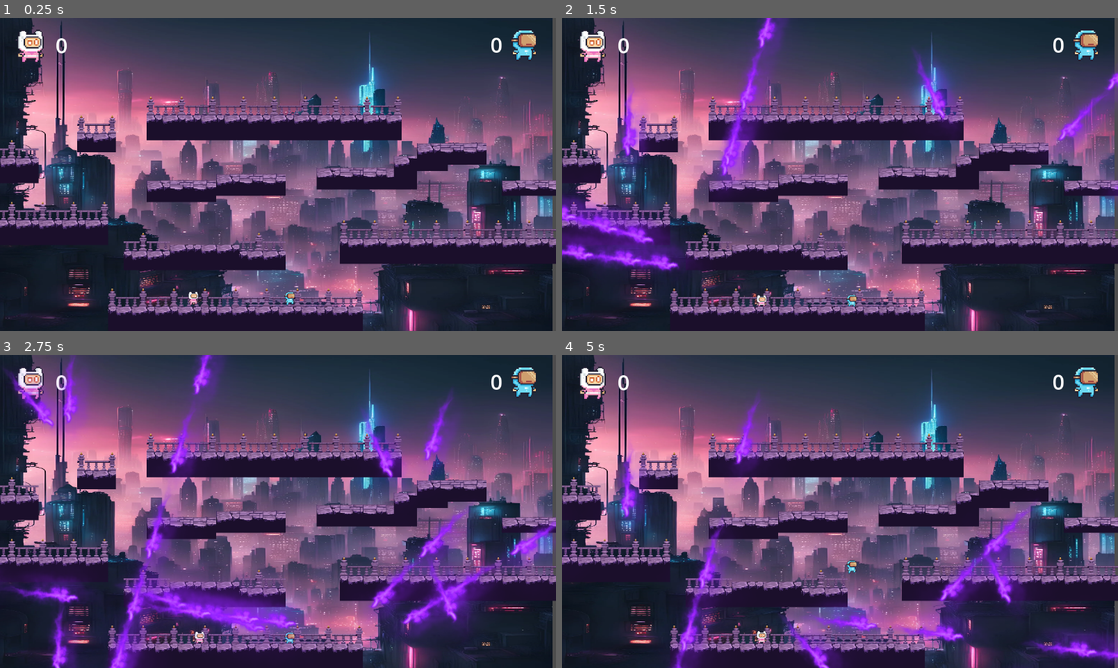
Above: before the commit, frames 1-4 (two rows, left to right).
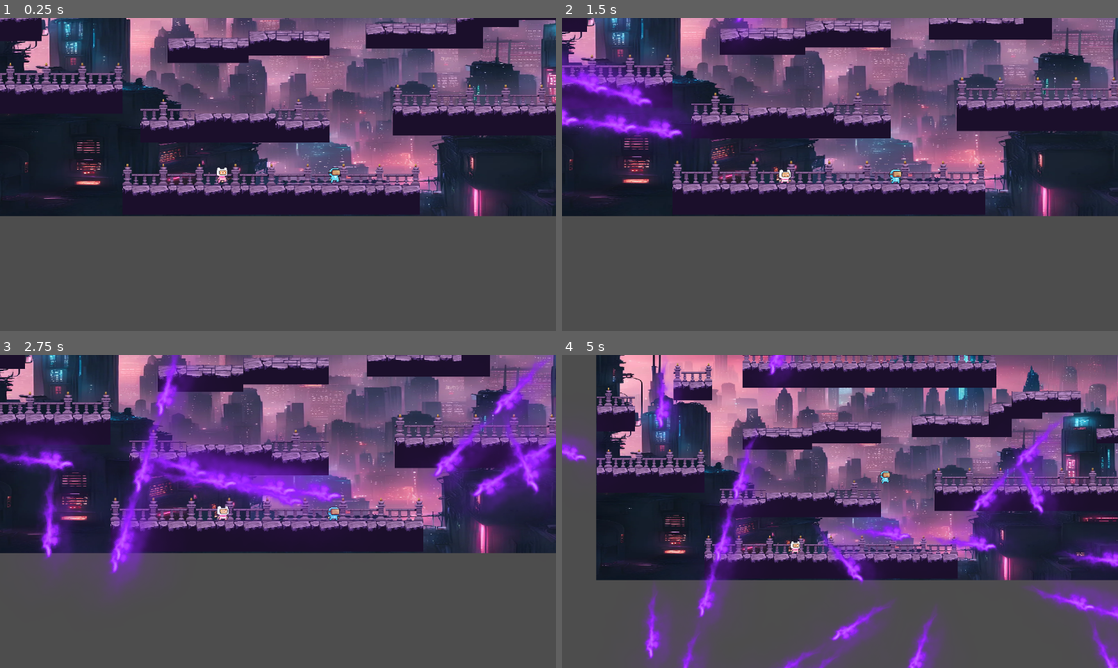
Above: after the commit, the same moments.

Repository: Bbulat7804/Team-Paling-Seronok-24
Game: Godot game, scene res://Scenes/GameManager.tscn
The game is run twice, just before and just after one commit, with the same random seed, the same clock (stepped at 60 frames per second) and the same inputs.
Inputs:
- Up to frame 1 (0.25 s): no input
- Up to frame 2 (1.5 s): tap A (A) at 0.6 s; tap D (D) at 0.8, 1.35 s
- Up to frame 3 (2.75 s): tap I (I) at 1.55, 2.1 s; tap S (S) at 2.3 s
- Up to frame 4 (5 s): tap S (S) at 2.85 s; tap A (A) at 3.05, 3.6 s; tap D (D) at 3.8, 4.35 s; tap I (I) at 4.55 s

The runs differ from the first frame. In frame 1, 86% of the frame differs, in the area x 0-100%, y 0-100%; in frame 2, 87%; in frame 3, 90%; in frame 4, 92%.

Commit message:
Add camera

Diff:
--- a/Scenes/PlayerCamera.tscn
+++ b/Scenes/PlayerCamera.tscn
@@ -1,4 +1,6 @@
-[gd_scene load_steps=5 format=3 uid="uid://c8ko2b0iiebm3"]
+[gd_scene load_steps=6 format=3 uid="uid://c8ko2b0iiebm3"]
+
+[ext_resource type="Script" path="res://Scripts/camera_2d.gd" id="1_ulyn0"]
 
 [sub_resource type="WorldBoundaryShape2D" id="WorldBoundaryShape2D_ilvf5"]
 distance = -323.0
@@ -15,9 +17,8 @@
 normal = Vector2(0.999993, 0.00384613)
 distance = -577.397
 
-[node name="Node2D" type="StaticBody2D"]
-
-[node name="Camera2D" type="Camera2D" parent="."]
+[node name="camera" type="Camera2D"]
+script = ExtResource("1_ulyn0")
 
 [node name="CollisionShape2D" type="CollisionShape2D" parent="."]
 shape = SubResource("WorldBoundaryShape2D_ilvf5")
--- /dev/null
+++ b/Scripts/camera_2d.gd
@@ -0,0 +1,39 @@
+class_name Camera
+
+extends Camera2D
+
+var player1
+var player2
+
+# Minimum and maximum zoom levels
+var min_zoom = Vector2(2.1, 2.1)
+var max_zoom = Vector2(0.7, 0.7)
+var zoom_factor = 0.3
+
+func _linkPlayer(p1, p2):
+	player1 = p1
+	player2 = p2
+
+func _process(delta: float) -> void:
+	if player1 == null or player2 == null:
+		pass
+	print("process")
+	# Calculate the average position of the two players
+	var average_position = (player1.position + player2.position) / 2
+	position = average_position  # Center the camera between the two players
+
+	# Calculate the distance between the two players
+	var distance = player1.position.distance_to(player2.position)
+
+	# Determine the zoom level based on the distance
+	var target_zoom = min_zoom
+
+	# Adjust the zoom based on the distance
+	if distance > 300:  # Adjust this threshold as needed
+		target_zoom = max_zoom
+	else:
+		# Interpolate zoom based on distance
+		target_zoom = min_zoom.lerp(max_zoom, distance / 300)  # Adjust the divisor as needed
+
+	# Set the camera zoom
+	zoom = target_zoom
--- a/Scripts/control.gd
+++ b/Scripts/control.gd
@@ -1,9 +1,10 @@
 extends Control
 
 var playerScene = preload("res://Scenes/Player.tscn")
-var playerCameraScene = preload("res://Scenes/PlayerCamera.tscn")
 var InGameStatsScene = preload("res://Scenes/ingameStats.tscn")
 var map1Scene = preload("res://Scenes/L1MAP1.tscn")
+var cameraScene = preload("res://Scenes/PlayerCamera.tscn")
+var camera:Camera
 @onready var P1RespawnTimer : Timer = $P1RespawnTimer
 @onready var P2RespawnTimer : Timer = $P2RespawnTimer
 var inGameStats : Stats
@@ -58,16 +59,19 @@
 func _initializeMap() -> void:
 	inGameStats = InGameStatsScene.instantiate()
 	map1 = map1Scene.instantiate()
+	camera = cameraScene.instantiate()
 	pass
 
 func _goToMap(map) -> void:
 	_resetInGameStats()
+	camera._linkPlayer(player1,player2)
 	player1.position = Vector2(400,550)
 	player2.position = Vector2(600,550)
 	add_child(map1)
 	add_child(player1)
 	add_child(player2)
 	add_child(inGameStats)
+	add_child(camera)
 	pass
 
 func _resetInGameStats():
